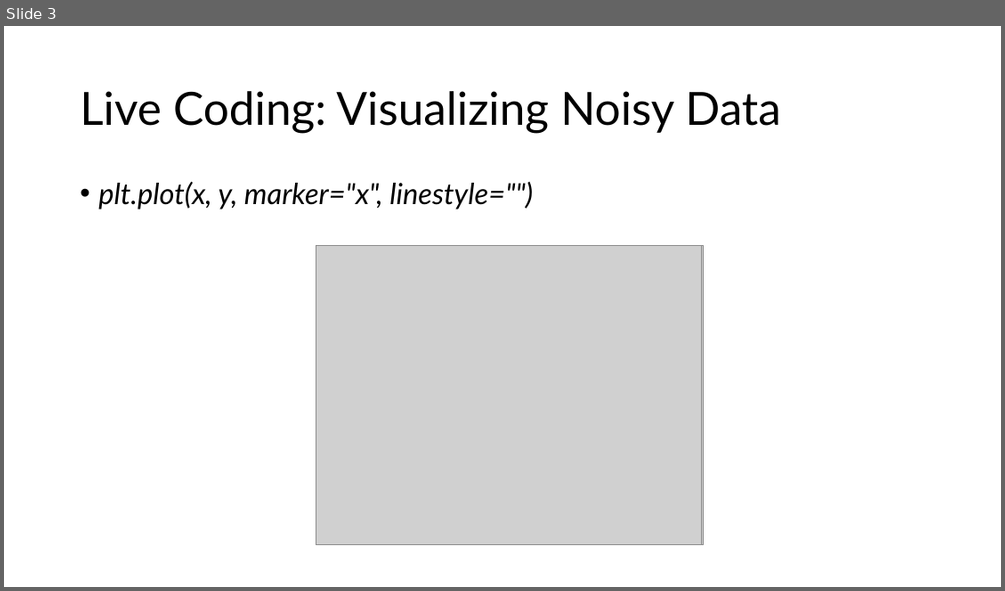
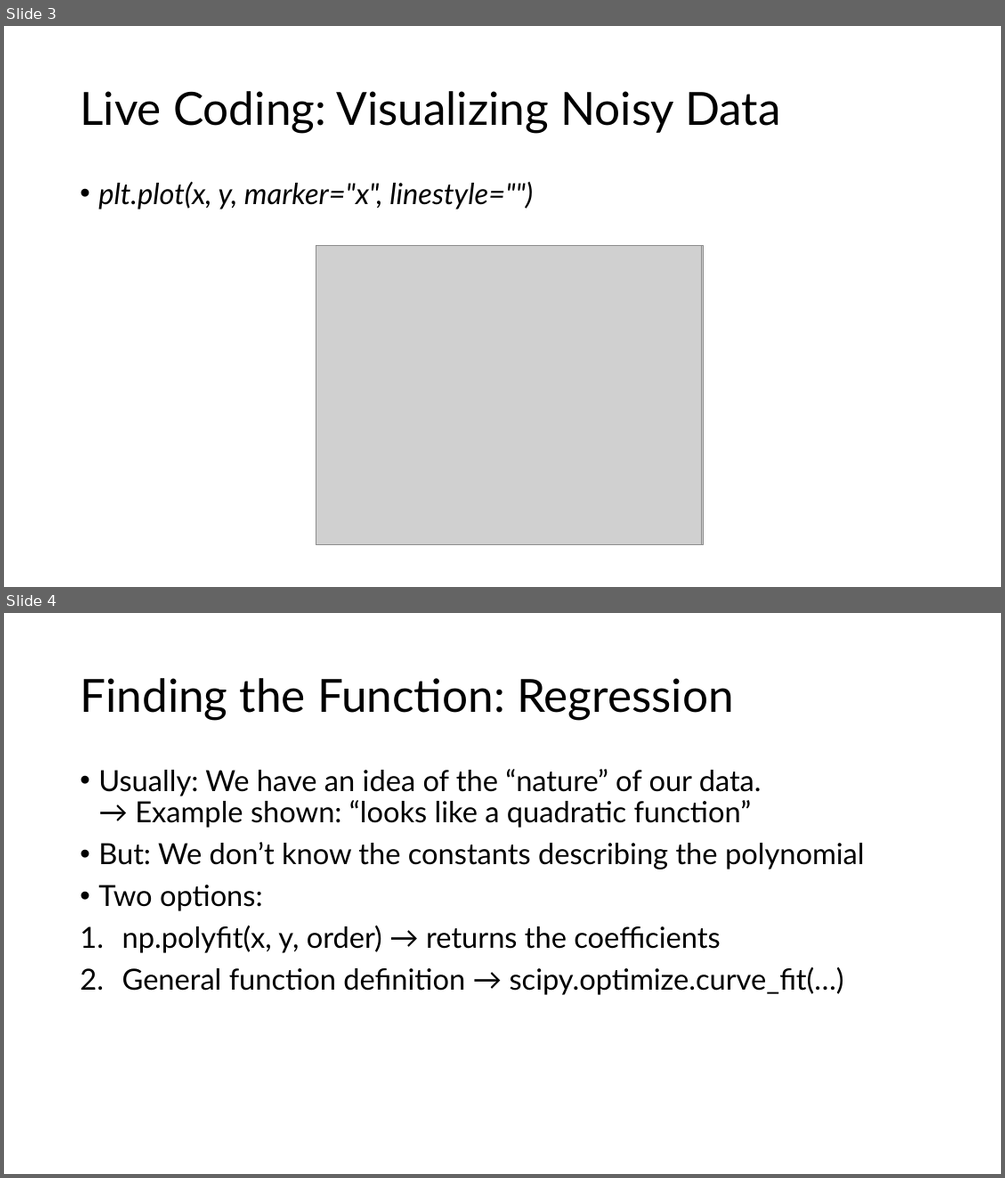
Before and after one commit to jonathanbollig/pycophy, a slide deck: Lecture Resources/Lecture Powerpoints/Chunk 12 - Scipy and Linear Regressions.pptx. Shown one above the other, each under a label of ours: slide 3 before the commit, slides 3 and 4 after it. The pictures are 1005x591 and 1005x1178 pixels, drawn with LibreOffice and Linux fonts; fonts in the diff are those of the drawing; grey boxes stand for pictures. Boxes give left, top, right and bottom in pixels: in the first picture for what was removed or moved away, otherwise in the second. Text is boxed around its words. In the diff, an @@ line names an element or a change of style, - is before the commit and + after.

```diff
--- a/Lecture Resources/Lecture Powerpoints/Chunk 12 - Scipy and Linear Regressions.pptx
+++ b/Lecture Resources/Lecture Powerpoints/Chunk 12 - Scipy and Linear Regressions.pptx
@@ slide 4 added at (4, 613, 1001, 1174), background #FFFFFF @@
@@ title added at (80, 678, 734, 720), 44 pt, text #000000 @@
+Finding the Function: Regression
@@ text added at (98, 769, 865, 995), 28 pt, text #000000 @@
+• Usually: We have an idea of the “nature” of our data.
+  → Example shown: “looks like a quadratic function”
+• But: We don’t know the constants describing the polynomial
+• Two options:
+1. np.polyfit(x, y, order) → returns the coefficients
+2. General function definition → scipy.optimize.curve_fit(…)
```
Also in this commit, not shown: 2 slides changed, 3 other slides added, 1 slide removed, 4 other files.
